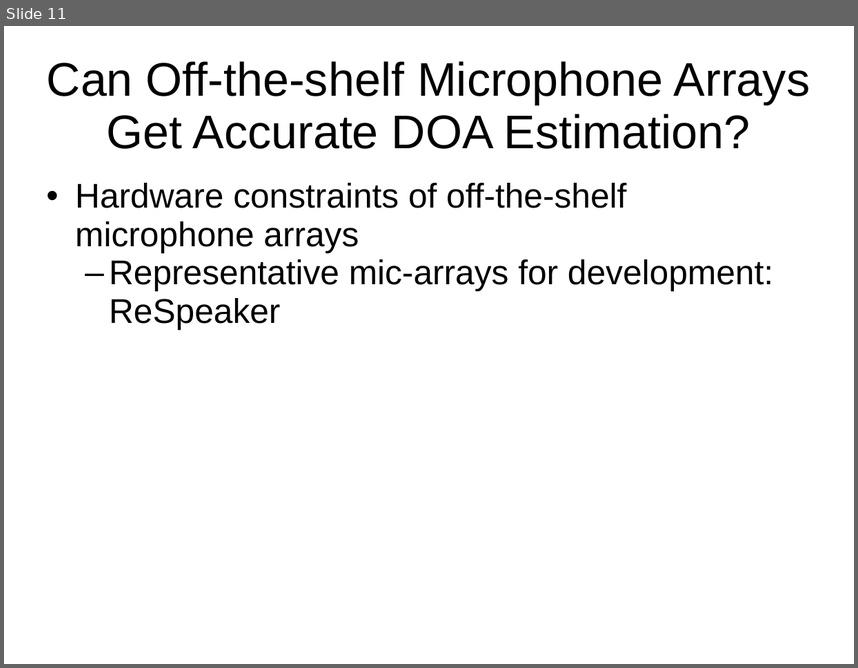
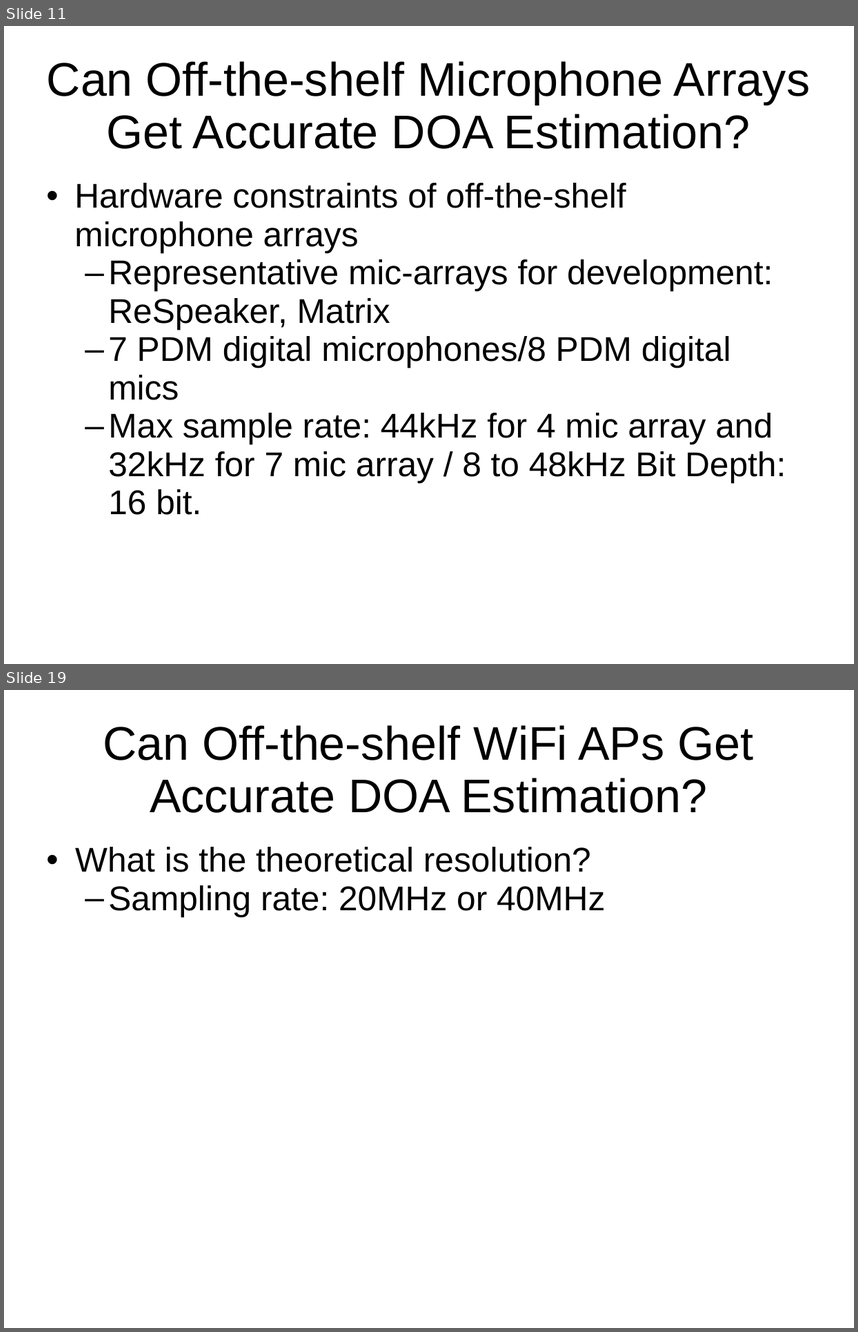
Before and after one commit to HSID/Ubuntu-Desktop, a slide deck: Enhanced-Smart-Home-Assistant.ppt. Shown one above the other, each under a label of ours: slide 11 before the commit, slides 11 and 19 after it; the slides between them are not shown. The pictures are 858x668 and 858x1332 pixels, drawn with LibreOffice and Linux fonts; fonts in the diff are those of the drawing. Boxes give left, top, right and bottom in pixels: in the first picture for what was removed or moved away, otherwise in the second. Text is boxed around its words. In the diff, an @@ line names an element or a change of style, - is before the commit and + after.

Commit message:
Update Tasks, ESHA, KnowledgeBin. Add Understanding_PDM_Digital_Audio

```diff
--- a/Enhanced-Smart-Home-Assistant.ppt
+++ b/Enhanced-Smart-Home-Assistant.ppt
@@ slide 19 added at [4,690,854,1328], background #FFFFFF @@
@@ title added at [103,725,753,813], 44 pt, text #000000 @@
+Can Off-the-shelf WiFi APs Get Accurate DOA Estimation?
@@ subtitle added at [75,847,605,916], 32 pt, text #000000 @@
+• What is the theoretical resolution?
+  – Sampling rate: 20MHz or 40MHz
@@ slide 11 changed as well @@
@@ subtitle at [108,259,786,515]: text changed @@
-  – Representative mic-arrays for development: ReSpeaker
+  – Representative mic-arrays for development: ReSpeaker, Matrix
+  – 7 PDM digital microphones/8 PDM digital mics
+  – Max sample rate: 44kHz for 4 mic array and 32kHz for 7 mic array / 8 to 48kHz Bit Depth: 16 bit.
```
Also in this commit, not shown: 16 other slides changed, 7 other slides added, 3 other files.
